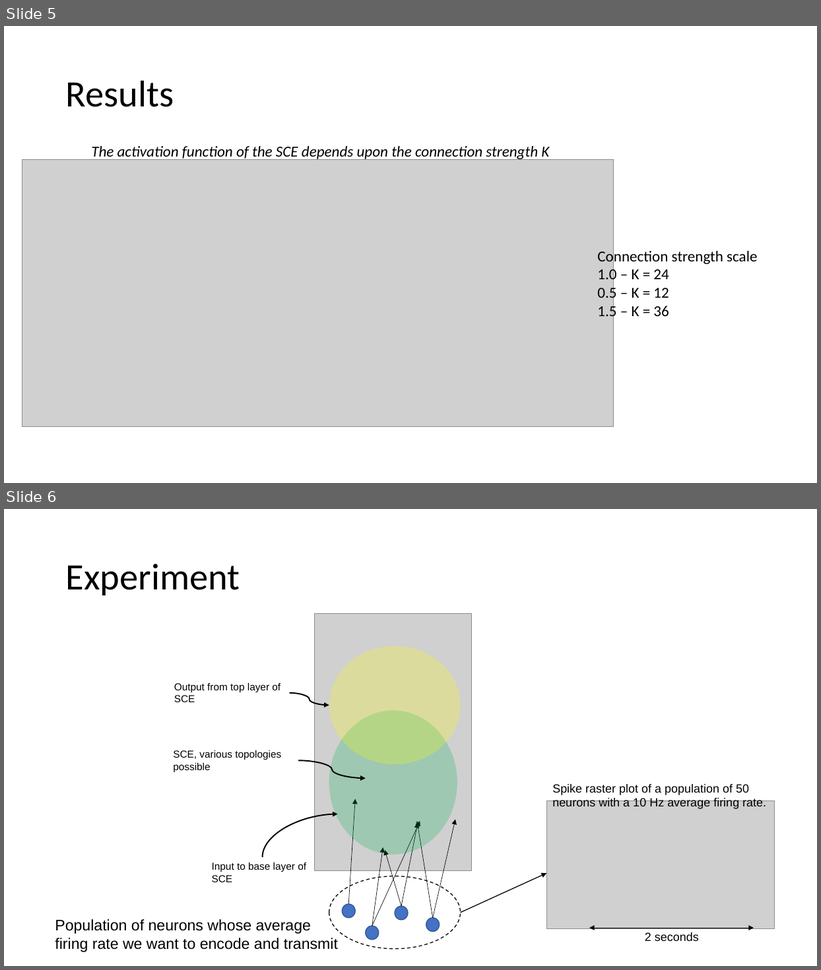
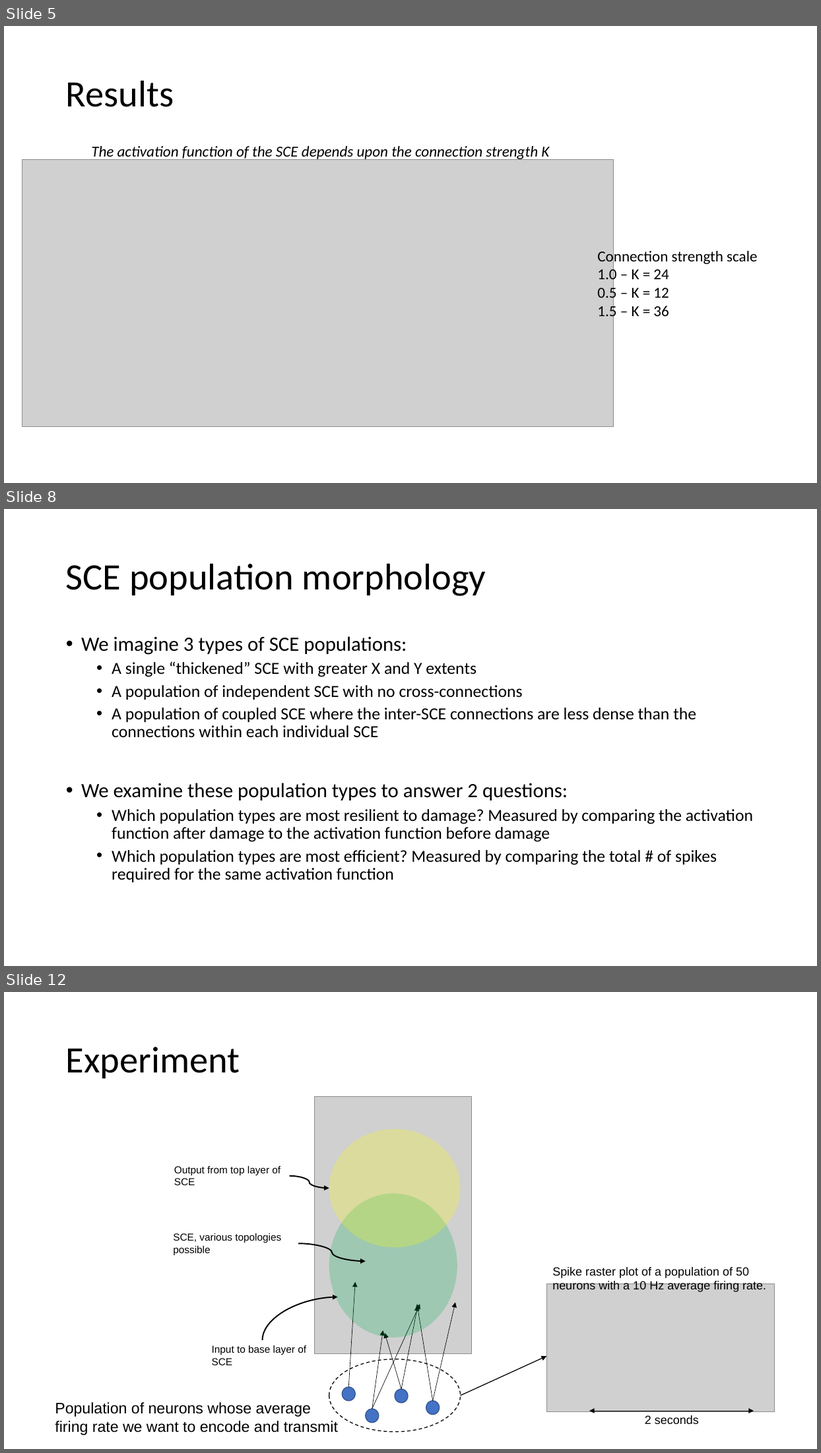
Before and after one commit to vbaker145/neuron, a slide deck: encoding_paper/Firing Rate Encoding Analysis.pptx. Shown one above the other, each under a label of ours: slides 5 and 6 before the commit, slides 5, 8 and 12 after it; the slides between them are not shown. The pictures are 821x970 and 821x1453 pixels, drawn with LibreOffice and Linux fonts; fonts in the diff are those of the drawing; grey boxes stand for pictures; background and template pictures are left out. Boxes give left, top, right and bottom in pixels: in the first picture for what was removed or moved away, otherwise in the second. Text is boxed around its words. In the diff, an @@ line names an element or a change of style, - is before the commit and + after.

Commit message:
Netowrk damage experiments. One big SCE andcoupled SCE are resilient, independent SCE are not

```diff
--- a/encoding_paper/Firing Rate Encoding Analysis.pptx
+++ b/encoding_paper/Firing Rate Encoding Analysis.pptx
@@ slide 8 added at (4, 509, 817, 966), background #FFFFFF @@
@@ title added at (66, 563, 486, 596), 44 pt, text #000000 @@
+SCE population morphology
@@ text added at (81, 636, 753, 883), 20 pt, text #000000 @@
+• We imagine 3 types of SCE populations:
+  • A single “thickened” SCE with greater X and Y extents
+  • A population of independent SCE with no cross-connections
+  • A population of coupled SCE where the inter-SCE connections are less dense than the connections within each individual SCE
+• We examine these population types to answer 2 questions:
+  • Which population types are most resilient to damage? Measured by comparing the activation function after damage to the activation function before damage
+  • Which population types are most efficient? Measured by comparing the total # of spikes required for the same activation function
@@ what was slide 6 is now slide 12 @@
```
Also in this commit, not shown: 5 other slides added, 13 other files.
